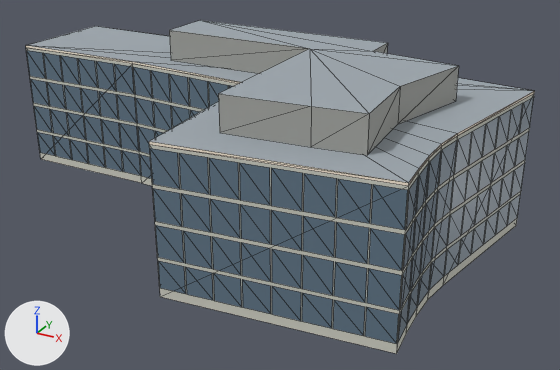
The glTF model models/dc-au-hall-of-science.glb: old version first, new version second.
The view is the same before and after, from a 50 mm lens placed at (53.5, -94.6, 52.3), pointed at (3.3, -3.4, 6.7). The axes (+X, +Y, +Z) are drawn at lower left. The lights are the same throughout. The older version comes first. Mesh edges are drawn as thin lines. Vertices at exactly the same position are counted once.

The first picture shows 'Hall of Science'.
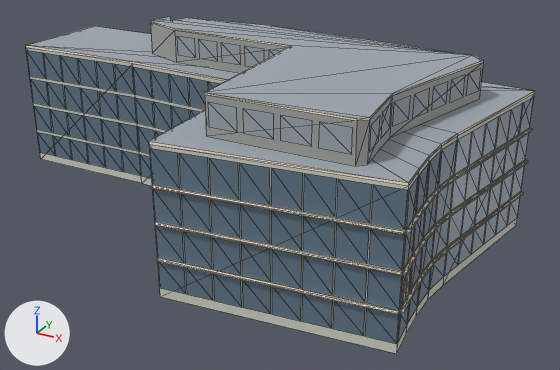
Commit message: Refine Hall of Science

Boxes [x1, y1, x2, y2] around the edits, measured in the pictures (560 x 370 px):
'Hall of Science', reshaped: before [26, 20, 535, 354]; after [26, 17, 535, 354]
part 1 of me_hall_of_science, rebuilt (15% wider, 10% taller): before [169, 20, 459, 155]; after [150, 17, 483, 166]
part 2 of me_hall_of_science, added: after [151, 36, 532, 315]

The change, as a list of edits to the scene's bpy script:
```text
Add mat_entrance:
    mat_entrance = principled_material('entrance')
    mat_entrance.base_color = (1.0, 0.875, 0.619)  # beige #fff0ce
    mat_entrance.roughness = 0.85
Change me_hall_of_science:
    used by ob_hall_of_science; location = (0.0, 0.0, 0.0)
    remove me_hall_of_science.from_pydata(...)  # 916 vertices, 516 faces; spans x -47.7..34.3, y -28.1..16.9, z 0.0..25.7
    add me_hall_of_science.from_pydata(...)  # 1259 vertices, 839 faces; spans x -47.7..34.7, y -28.5..17.4, z 0.0..26.2
    me_hall_of_science part 1: the loose piece of 20 vertices spanning x -20.0..26.0, y -21.7..11.7, z 20.9..25.7 is rebuilt with 39 vertices and now spans x -25.5..28.5, y -23.5..11.5, z 20.9..26.2
    me_hall_of_science part 2: 324 vertices added at x -21.1..34.7, y -28.5..17.4, z 5.4..25.2
    add me_hall_of_science.materials.append(mat_entrance)  # beige #fff0ce
```
